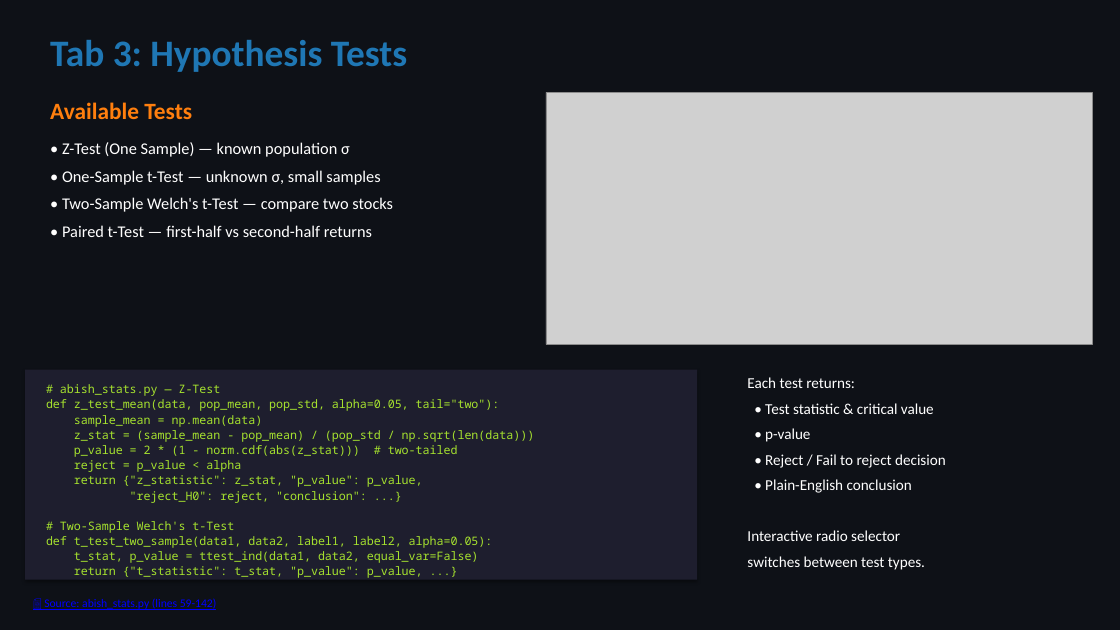
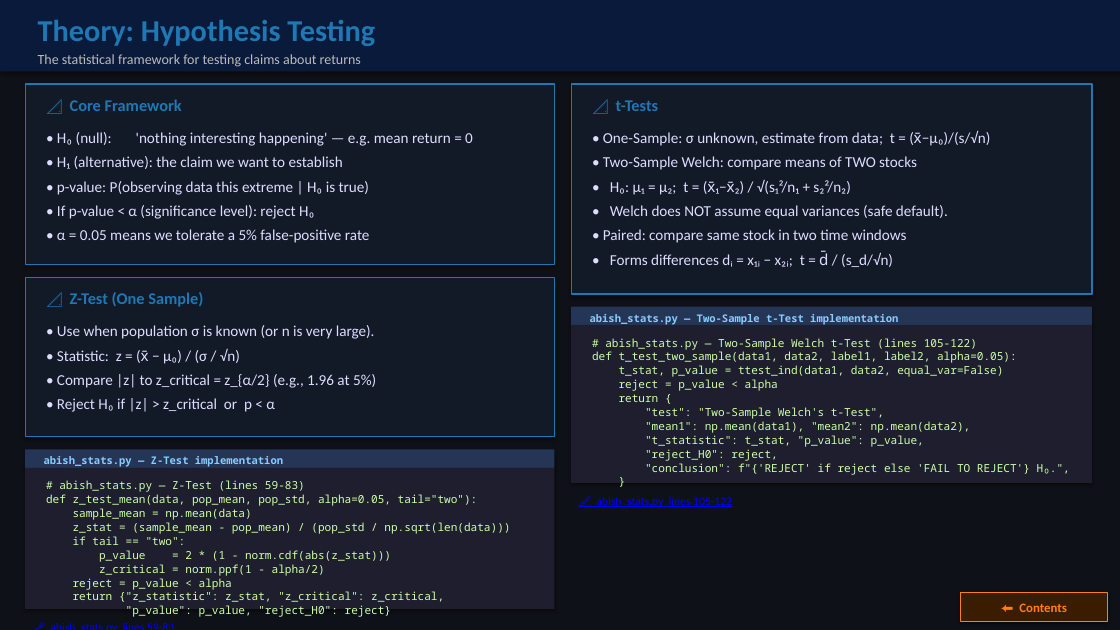
Before and after one commit to AbishSajiNMIMS/Equity-Intelligence-Dashboard-2, a slide deck: slide 10 of Equity_Intelligence_Dashboard_Presentation.pptx (slide 7 before the commit). Drawn at 1120x630 pixels with LibreOffice and Linux fonts; fonts in the diff are those of the drawing; grey boxes stand for pictures. Boxes give left, top, right and bottom in pixels: in the first picture for what was removed or moved away, otherwise in the second. Text is boxed around its words. In the diff, an @@ line names an element or a change of style, - is before the commit and + after.

```diff
--- a/Equity_Intelligence_Dashboard_Presentation.pptx
+++ b/Equity_Intelligence_Dashboard_Presentation.pptx
@@ rectangle added at box(0, 0, 1120, 71), fill #0A1A3A @@
@@ text added at box(38, 20, 375, 46), 26 pt, text #1F77B4, bold @@
+Theory: Hypothesis Testing
@@ text added at box(38, 54, 361, 67), 12 pt, text #BBBBBB @@
+The statistical framework for testing claims about returns
@@ text removed at box(50, 40, 407, 72) @@
-Tab 3: Hypothesis Tests
@@ rectangle added at box(25, 84, 555, 265), fill #121A28, outline #1F77B4 1 pt @@
@@ rectangle added at box(571, 84, 1092, 294), fill #121A28, outline #1F77B4 1 pt @@
@@ text removed at box(50, 102, 192, 119) @@
-Available Tests
@@ text added at box(70, 99, 182, 111), 14 pt, text #1F77B4, bold @@
+📐 Core Framework
@@ picture removed at box(546, 92, 1092, 344) @@
@@ text added at box(616, 100, 659, 111), 14 pt, text #1F77B4, bold @@
+📐 t-Tests
@@ text added at box(57, 132, 473, 243), 13 pt, text #DDDDFF @@
+• H₀ (null): 'nothing interesting happening' — e.g. mean return = 0
+• H₁ (alternative): the claim we want to establish
+• p-value: P(observing data this extreme | H₀ is true)
+• If p-value < α (significance level): reject H₀
+• α = 0.05 means we tolerate a 5% false-positive rate
@@ text removed at box(62, 142, 393, 237) @@
-• Z-Test (One Sample) — known population σ
-• One-Sample t-Test — unknown σ, small samples
-• Two-Sample Welch's t-Test — compare two stocks
-• Paired t-Test — first-half vs second-half returns
@@ text added at box(603, 131, 991, 267), 13 pt, text #DDDDFF @@
+• One-Sample: σ unknown, estimate from data; t = (x̄−μ₀)/(s/√n)
+• Two-Sample Welch: compare means of TWO stocks
+• H₀: μ₁ = μ₂; t = (x̄₁−x̄₂) / √(s₁²/n₁ + s₂²/n₂)
+• Welch does NOT assume equal variances (safe default).
+• Paired: compare same stock in two time windows
+• Forms differences dᵢ = x₁ᵢ − x₂ᵢ; t = d̄ / (s_d/√n)
@@ rectangle added at box(25, 277, 555, 437), fill #121A28, outline #1F77B4 1 pt @@
@@ text added at box(70, 292, 203, 307), 14 pt, text #1F77B4, bold @@
+📐 Z-Test (One Sample)
@@ text added at box(57, 325, 376, 412), 13 pt, text #DDDDFF @@
+• Use when population σ is known (or n is very large).
+• Statistic: z = (x̄ − μ₀) / (σ / √n)
+• Compare |z| to z_critical = z_{α/2} (e.g., 1.96 at 5%)
+• Reject H₀ if |z| > z_critical or p < α
@@ rectangle added at box(571, 307, 1092, 325), fill #253555 @@
@@ rectangle added at box(571, 325, 1092, 483), fill #1E1E2E @@
@@ text added at box(590, 314, 898, 325), 9 pt, text #88CCFF, bold @@
+abish_stats.py — Two-Sample t-Test implementation
@@ text added at box(592, 338, 1070, 475), 9.5 pt, text #CCFFAA @@
+# abish_stats.py — Two-Sample Welch t-Test (lines 105-122)
+def t_test_two_sample(data1, data2, label1, label2, alpha=0.05):
+t_stat, p_value = ttest_ind(data1, data2, equal_var=False)
+reject = p_value < alpha
+return {
+"test": "Two-Sample Welch's t-Test",
+"mean1": np.mean(data1), "mean2": np.mean(data2),
+"t_statistic": t_stat, "p_value": p_value,
+"reject_H0": reject,
+"conclusion": f"{'REJECT' if reject else 'FAIL TO REJECT'} H₀.",
+}
@@ text removed at box(747, 377, 946, 570) @@
-Each test returns:
-• Test statistic & critical value
-• p-value
-• Reject / Fail to reject decision
-• Plain-English conclusion
-Interactive radio selector
-switches between test types.
@@ rectangle: place and size @@
-rectangle at box(25, 370, 697, 580)
+rectangle at box(25, 468, 555, 609)
@@ rectangle added at box(25, 450, 555, 468), fill #253555 @@
@@ text "# abish_stats.py — Z-Test (lines ...": place and size @@
-text "# abish_stats.py — Z-Test (lines ..." at box(46, 384, 535, 578)
+text "# abish_stats.py — Z-Test (lines ..." at box(46, 480, 510, 602)
@@ text added at box(44, 456, 283, 467), 9 pt, text #88CCFF, bold @@
+abish_stats.py — Z-Test implementation
@@ text at box(46, 494, 510, 590): size 10 to 9.5 pt, text colour #A6E22E to #CCFFAA in "def z_test_mean(data, pop_mean, pop_std, alpha=0.05, tail="t ...", "sample_mean = np.mean(data)", "z_stat = (sample_mean - pop_mean) / (pop_std ...", "reject = p_value < alpha" @@
@@ text at box(59, 480, 305, 492): text changed; size 10 to 9.5 pt; text colour #A6E22E to #CCFFAA @@
-# abish_stats.py — Z-Test
+# abish_stats.py — Z-Test (lines 59-83)
@@ text added at box(596, 497, 732, 507), 10 pt, text #0000FF, underline @@
+🔗 abish_stats.py lines 105-122
@@ text at box(73, 536, 391, 576): text changed; size 10 to 9.5 pt; text colour #A6E22E to #CCFFAA @@
-p_value = 2 * (1 - norm.cdf(abs(z_stat))) # two-tailed
+if tail == "two":
+p_value = 2 * (1 - norm.cdf(abs(z_stat)))
+z_critical = norm.ppf(1 - alpha/2)
@@ text at box(44, 598, 217, 610): text changed @@
-📄 Source: abish_stats.py (lines 59-142)
+🔗 abish_stats.py lines 59-83
@@ text at box(73, 591, 444, 602): text changed; size 10 to 9.5 pt; text colour #A6E22E to #CCFFAA @@
-return {"z_statistic": z_stat, "p_value": p_value,
-"reject_H0": reject, "conclusion": ...}
-# Two-Sample Welch's t-Test
-def t_test_two_sample(data1, data2, label1, label2, alpha=0.05):
-t_stat, p_value = ttest_ind(data1, data2, equal_var=False)
-return {"t_statistic": t_stat, "p_value": p_value, ...}
+return {"z_statistic": z_stat, "z_critical": z_critical,
+"p_value": p_value, "reject_H0": reject}
@@ rectangle added at box(960, 592, 1107, 622), fill #3A1C00, outline #FF7F0E 1 pt, 11 pt, text #FF7F0E, bold @@
+⬅ Contents
```
Also in this commit, not shown: 5 other slides changed, 14 slides added, 7 slides removed.
